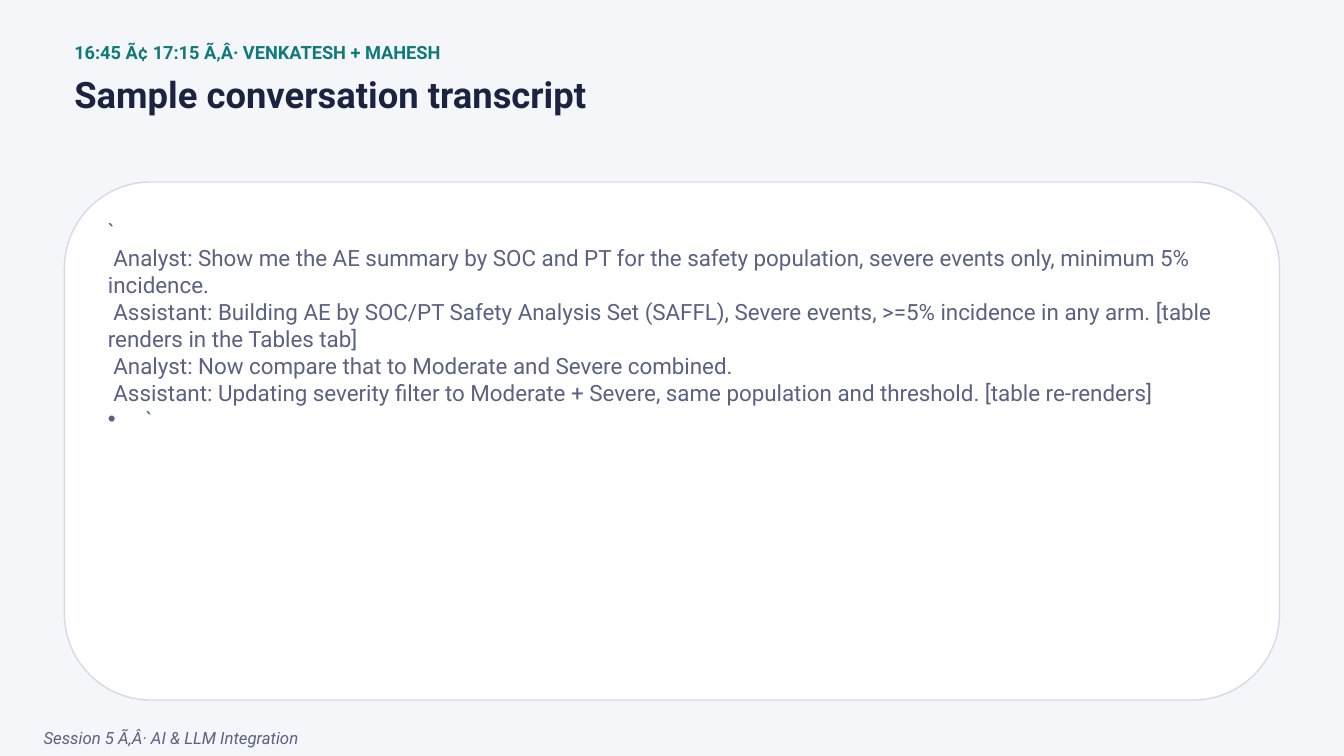
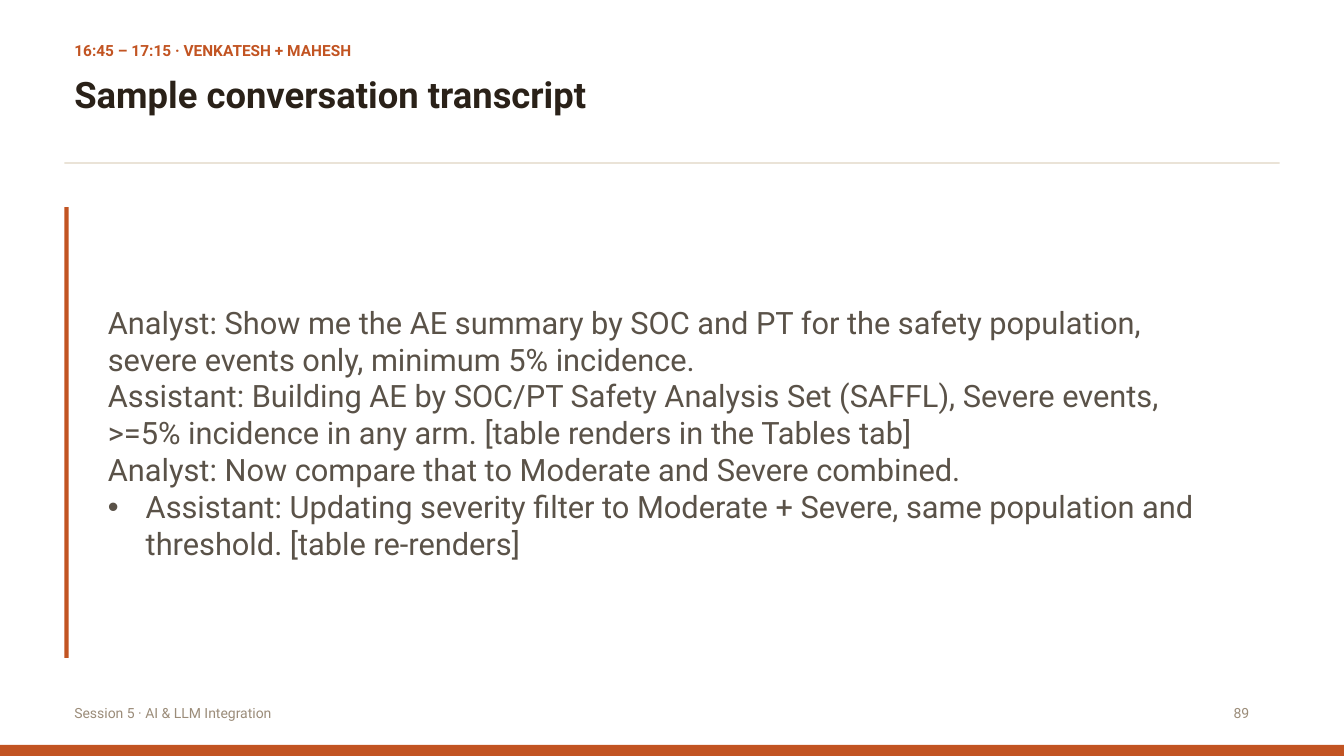
Before and after one commit to itsmdivakaran/IASCT-RShiny-Workshop, a slide deck: slide 108 of IASCT_Shiny_Workshop.pptx (slide 89 before the commit). Drawn at 1344x756 pixels with LibreOffice and Linux fonts; fonts in the diff are those of the drawing. Boxes give left, top, right and bottom in pixels: in the first picture for what was removed or moved away, otherwise in the second. Text is boxed around its words. In the diff, an @@ line names an element or a change of style, - is before the commit and + after.

```diff
--- a/IASCT_Shiny_Workshop.pptx
+++ b/IASCT_Shiny_Workshop.pptx
@@ background #F5F6FA to #FFFFFF @@
@@ text at [74, 45, 351, 56]: text changed; size 13 to 11 pt; text colour #0F7A7A to #C25422 @@
-16:45 Ã¢ 17:15 Ã‚Â· VENKATESH + MAHESH
+16:45 – 17:15 · VENKATESH + MAHESH
@@ text "Sample conversation transcript" at [74, 80, 586, 116]: text colour #1B2340 to #2A2118 @@
@@ rectangle added at [65, 162, 1280, 163], fill #E0D5C3 @@
@@ rounded rectangle removed at [65, 182, 1280, 701] @@
@@ rectangle added at [65, 208, 69, 658], fill #C25422 @@
@@ text "Analyst: Show me the AE ..." at [108, 310, 1193, 560]: vertical alignment top to middle @@
@@ text at [108, 310, 1193, 560]: text changed; size 16 to 22 pt; text colour #5B6182 to #5A5248 @@
-• `
-  Analyst: Show me the AE summary by SOC and PT for the safety population, severe events only, minimum 5% incidence.
-  Assistant: Building AE by SOC/PT Safety Analysis Set (SAFFL), Severe events, >=5% incidence in any arm. [table renders in the Tables tab]
-  Analyst: Now compare that to Moderate and Severe combined.
-  Assistant: Updating severity filter to Moderate + Severe, same population and threshold. [table re-renders]
-  `
+• Analyst: Show me the AE summary by SOC and PT for the safety population, severe events only, minimum 5% incidence.
+  Assistant: Building AE by SOC/PT Safety Analysis Set (SAFFL), Severe events, >=5% incidence in any arm. [table renders in the Tables tab]
+  Analyst: Now compare that to Moderate and Severe combined.
+  Assistant: Updating severity filter to Moderate + Severe, same population and threshold. [table re-renders]
@@ text at [74, 708, 271, 721]: text changed; size 12 to 10 pt; text colour #5B6182 to #9B8C79; italic off @@
-Session 5 Ã‚Â· AI & LLM Integration
+Session 5 · AI & LLM Integration
@@ text added at [1234, 708, 1250, 718], 10 pt, text #9B8C79 @@
+89
@@ rectangle added at [0, 745, 1344, 756], fill #C25422 @@
```
Also in this commit, not shown: 105 other slides changed, 21 slides added, 2 slides removed, 4 other files.
